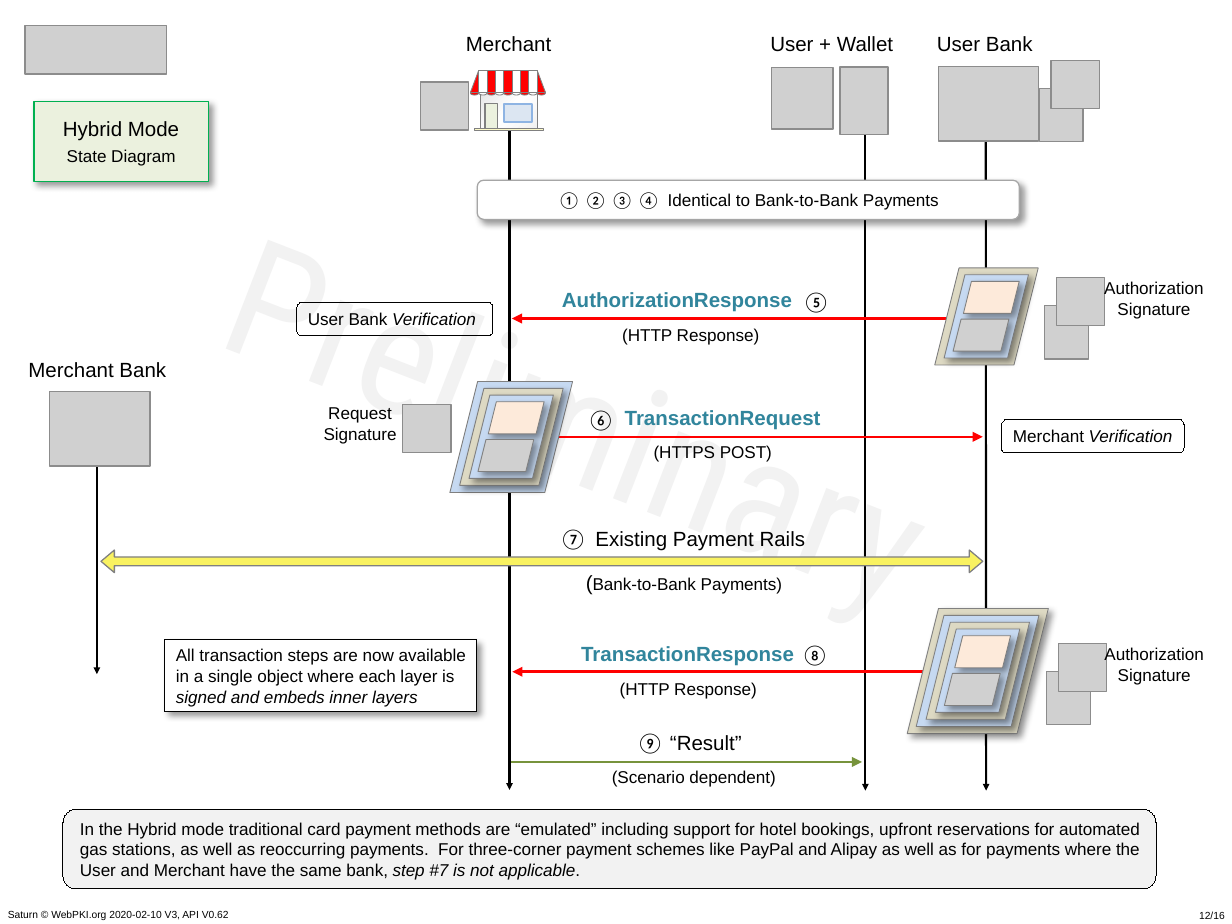
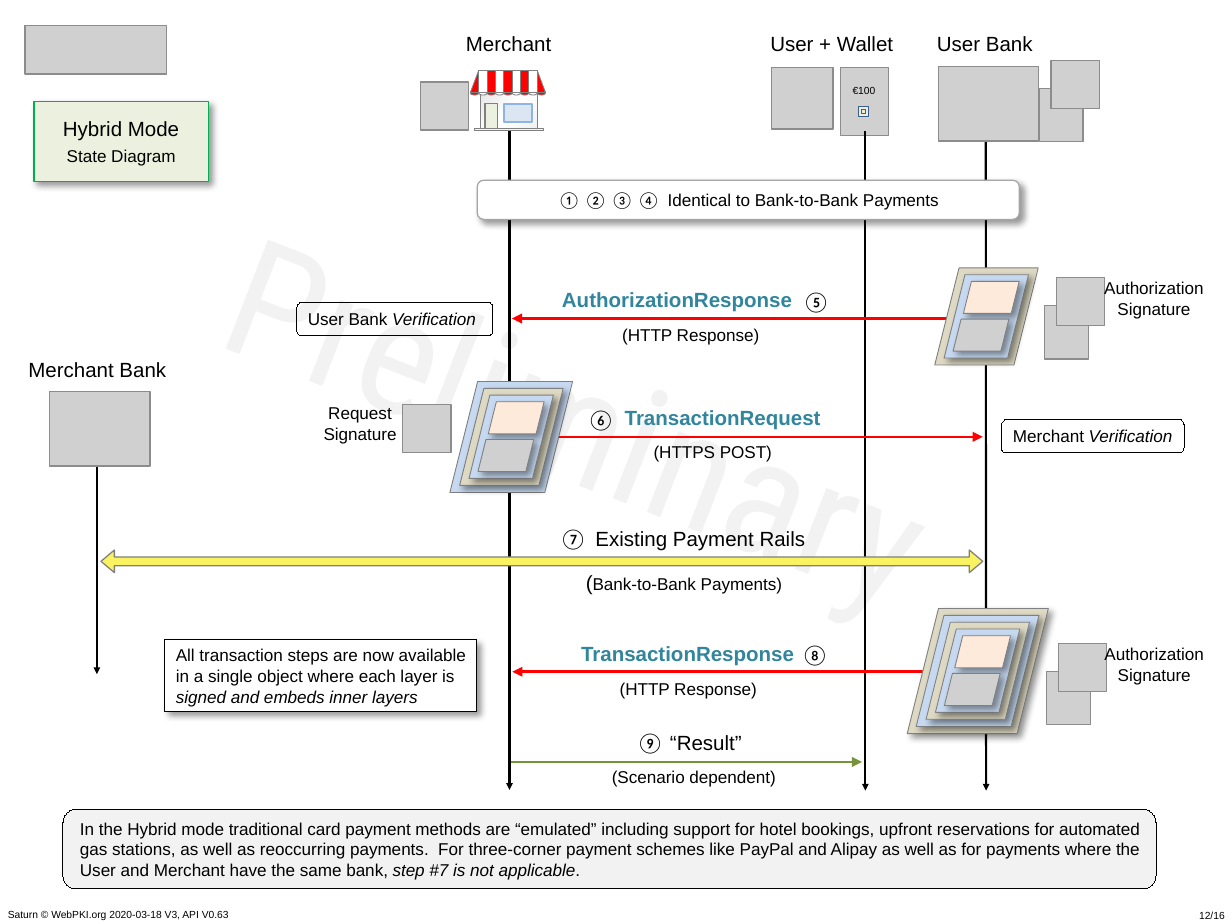
Before and after one commit to cyberphone/doc, a slide deck: slide 12 of saturn/saturn-v3-presentation.pptx. Drawn at 1232x924 pixels with LibreOffice and Linux fonts; fonts in the diff are those of the drawing; grey boxes stand for pictures; background and template pictures are left out. Boxes give left, top, right and bottom in pixels: in the first picture for what was removed or moved away, otherwise in the second. Text is boxed around its words. In the diff, an @@ line names an element or a change of style, - is before the commit and + after.

```diff
--- a/saturn/saturn-v3-presentation.pptx
+++ b/saturn/saturn-v3-presentation.pptx
@@ picture at <box>840,68,888,136</box>: rotation 0 to 180 degrees @@
@@ text added at <box>853,87,876,94</box>, 6 pt, text #000000 @@
+€100
@@ rectangle added at <box>859,106,869,116</box>, fill #EEECE1, outline #3A5F8C 0.5 pt @@
@@ rectangle added at <box>861,110,865,113</box>, fill #EEECE1, outline #3A5F8C 0.5 pt @@
@@ text at <box>8,910,229,920</box>: text changed @@
-Saturn © WebPKI.org 2020-02-10 V3, API V0.62
+Saturn © WebPKI.org 2020-03-18 V3, API V0.63
```
Also in this commit, not shown: 15 other slides changed, 7 other files.
